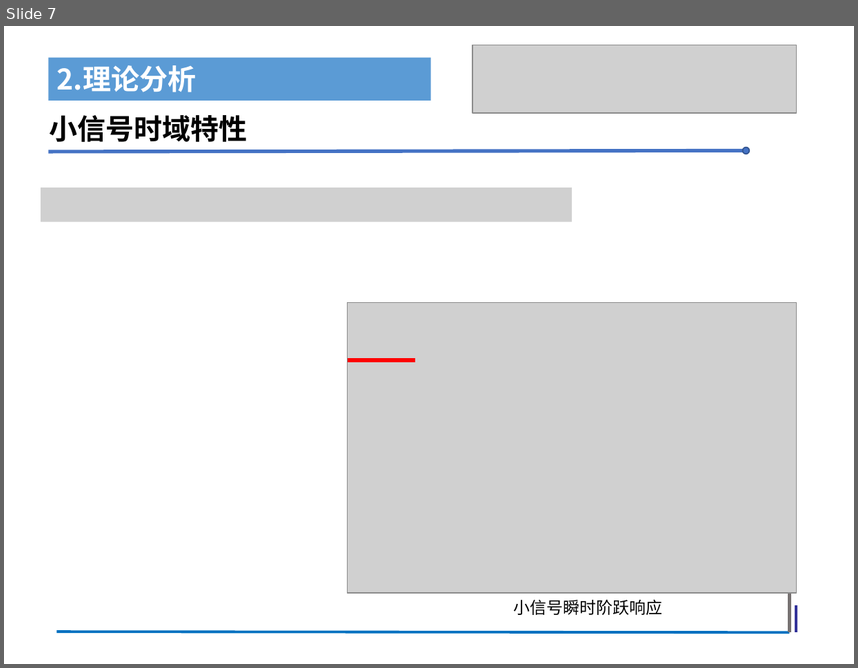
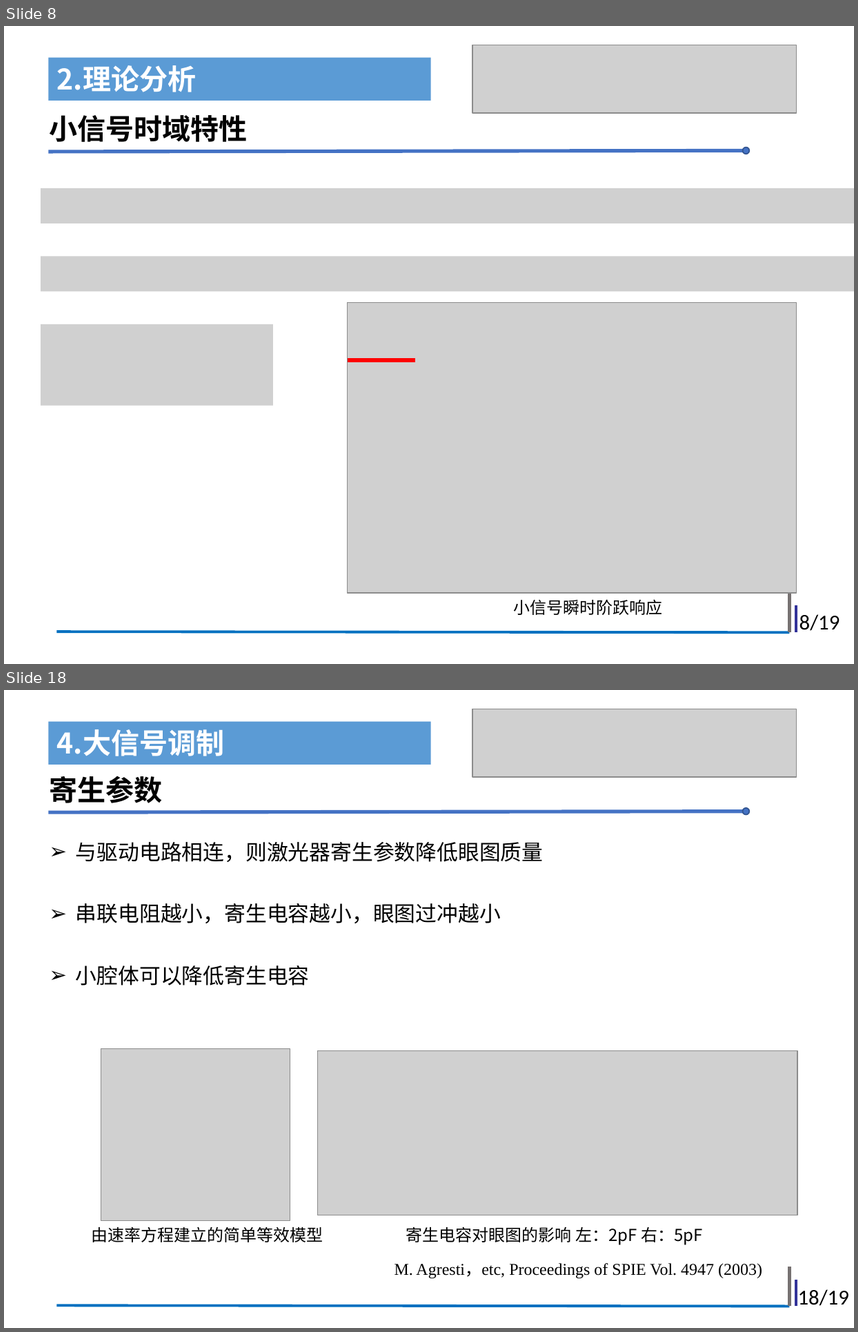
Before and after one commit to Wu-30MKI/Directly-Modulated-Laser, a slide deck: 组会-吴冀亮.pptx. Shown one above the other, each under a label of ours: slide 7 before the commit, slides 8 and 18 after it; the slides between them are not shown. The pictures are 858x668 and 858x1332 pixels, drawn with LibreOffice and Linux fonts; fonts in the diff are those of the drawing; grey boxes stand for pictures. Boxes give left, top, right and bottom in pixels: in the first picture for what was removed or moved away, otherwise in the second. Text is boxed around its words. In the diff, an @@ line names an element or a change of style, - is before the commit and + after.

```diff
--- a/组会-吴冀亮.pptx
+++ b/组会-吴冀亮.pptx
@@ slide 18 added at <box>4,690,854,1328</box>, background #FFFFFF @@
@@ picture added at <box>473,709,796,777</box> @@
@@ rectangle added at <box>48,722,430,764</box>, fill #5B9BD5, 24 pt, text #FFFFFF, bold @@
+4.大信号调制
@@ text added at <box>49,776,162,803</box>, 24 pt, text #000000, bold @@
+寄生参数
@@ line added from (48, 812) to (749, 811), #4472C4 3 pt @@
@@ ellipse added at <box>743,808,749,815</box>, fill #4472C4, outline #325491 1 pt @@
@@ text added at <box>76,842,544,862</box>, 18 pt, text #000000 @@
+➢ 与驱动电路相连，则激光器寄生参数降低眼图质量
@@ text added at <box>76,903,501,923</box>, 18 pt, text #000000 @@
+➢ 串联电阻越小，寄生电容越小，眼图过冲越小
@@ text added at <box>76,965,310,985</box>, 18 pt, text #000000 @@
+➢ 小腔体可以降低寄生电容
@@ group added at <box>92,1049,797,1279</box>: 3 texts, 2 pictures @@
+寄生电容对眼图的影响 左：2pF 右：5pF
+M. Agresti，etc, Proceedings of SPIE Vol. 4947 (2003)
+由速率方程建立的简单等效模型
@@ line added from (789, 1266) to (789, 1305), #767171 3 pt @@
@@ line added from (796, 1279) to (796, 1305), #333399 2.25 pt @@
@@ text added at <box>798,1289,849,1305</box>, 18 pt, text #000000 @@
+18/19
@@ line added from (56, 1305) to (789, 1305), #0070C0 2.25 pt @@
@@ what was slide 7 is now slide 8 @@
@@ slide 8 changed as well @@
@@ picture: place and size @@
-picture at <box>41,187,572,221</box>
+picture at <box>41,188,854,223</box>
@@ picture added at <box>41,256,854,291</box> @@
@@ picture added at <box>41,324,272,406</box> @@
@@ text added at <box>800,614,840,630</box>, 18 pt, text #000000 @@
+8/19
```
Also in this commit, not shown: 7 other slides changed, 10 other slides added, 9 slides removed.
